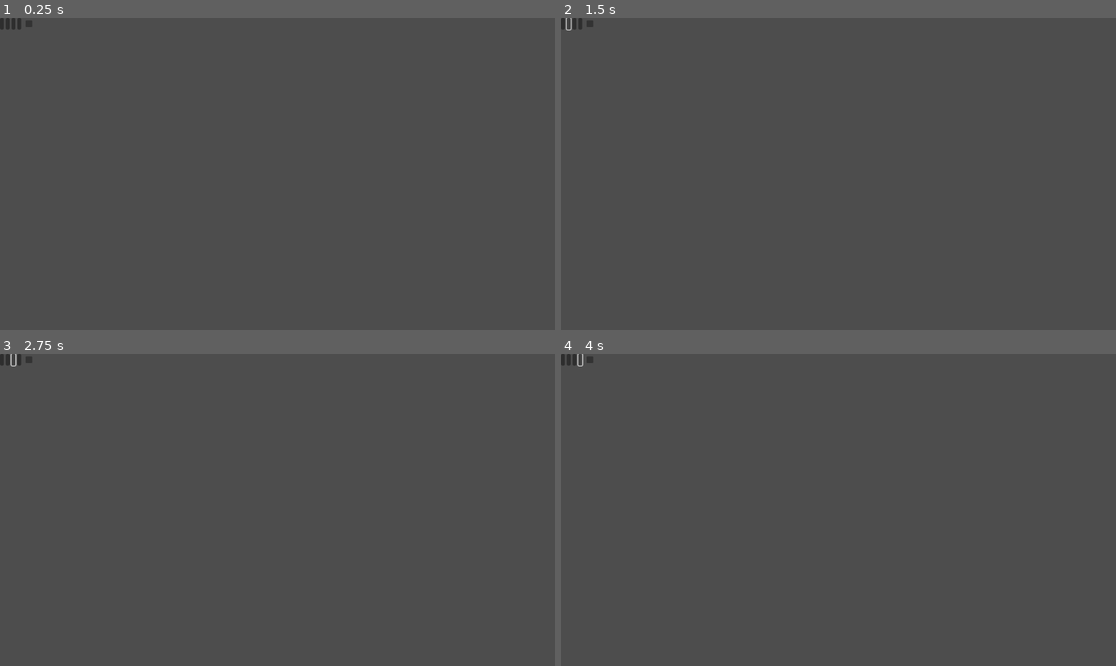
Above: before the commit, frames 1-4 (two rows, left to right).
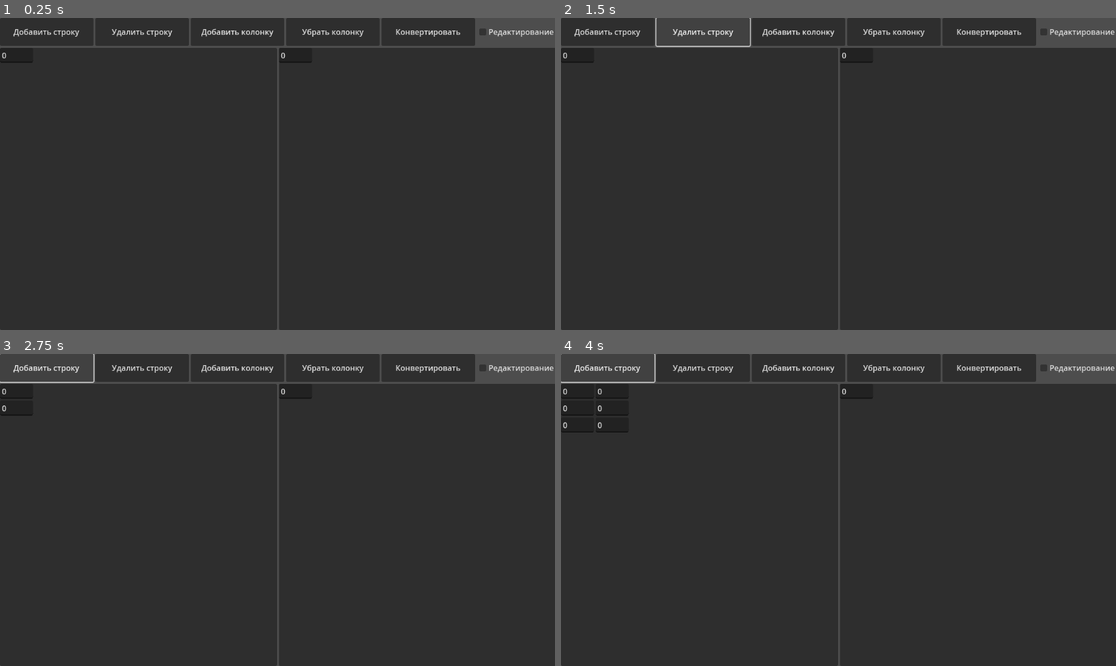
Above: after the commit, the same moments.

Repository: Vas-Sferd/sysanal-labs
Game: Godot game, scene res://entry/lab_1.tscn
Same seed, same stepped clock (60 frames per second), same inputs: the game is played once before the commit and once after it.
Inputs (mouse positions are in pixels of both pictures, inside the frame that each line leads up to; where the layout moved, square brackets give the same spot in the first picture):
- Up to frame 1 (0.25 s): no input
- Up to frame 2 (1.5 s): click (605, 30) [561, 24] at 0.5 s; click (705, 30) [566, 24] at 1.25 s
- Up to frame 3 (2.75 s): click (11, 360) at 2.02 s
- Up to frame 4 (4 s): click (799, 366) at 2.75 s, where only the run after the commit has a clickable "Добавить колонку"; click (577, 360) at 3.52 s

The runs differ from the first frame. In frame 1, 97% of the frame differs, in the area x 0-100%, y 0-100%; in frame 2, 96%; in frame 3, 96%; in frame 4, 96%.
Error before the commit: Invalid access to property or key 'pressed' on a base object of type 'null instance'. (res://scripts/lab_1.gd:18)

Commit message:
Правки

Diff:
--- a/entry/lab_1.tscn
+++ b/entry/lab_1.tscn
@@ -4,52 +4,87 @@
 [ext_resource type="Script" uid="uid://buk1mt8m2blx1" path="res://scripts/matrix_table.gd" id="2_wuo6x"]
 
 [node name="Lab1" type="Control"]
+layout_direction = 2
 layout_mode = 3
 anchors_preset = 0
-offset_right = 40.0
-offset_bottom = 40.0
+offset_right = 1154.0
+offset_bottom = 648.0
 script = ExtResource("1_2b3re")
 
 [node name="VBoxContainer" type="VBoxContainer" parent="."]
-layout_mode = 0
-offset_right = 40.0
-offset_bottom = 40.0
+custom_minimum_size = Vector2(1154, 648)
+layout_mode = 1
+anchors_preset = 15
+anchor_right = 1.0
+anchor_bottom = 1.0
+grow_horizontal = 2
+grow_vertical = 2
 
 [node name="ControlButtons" type="HBoxContainer" parent="VBoxContainer"]
 layout_mode = 2
+size_flags_vertical = 3
+size_flags_stretch_ratio = 0.1
+alignment = 1
 
 [node name="AddRowButton" type="Button" parent="VBoxContainer/ControlButtons"]
 layout_mode = 2
+size_flags_horizontal = 3
+text = "Добавить строку"
 
 [node name="RemoveRowButton" type="Button" parent="VBoxContainer/ControlButtons"]
 layout_mode = 2
+size_flags_horizontal = 3
+text = "Удалить строку"
 
-[node name="Button" type="Button" parent="VBoxContainer/ControlButtons"]
+[node name="AddColumnButton" type="Button" parent="VBoxContainer/ControlButtons"]
 layout_mode = 2
+size_flags_horizontal = 3
+text = "Добавить колонку"
 
-[node name="Button2" type="Button" parent="VBoxContainer/ControlButtons"]
+[node name="RemoveColumnButton" type="Button" parent="VBoxContainer/ControlButtons"]
 layout_mode = 2
+size_flags_horizontal = 3
+text = "Убрать колонку"
+
+[node name="ConvertButton" type="Button" parent="VBoxContainer/ControlButtons"]
+layout_mode = 2
+size_flags_horizontal = 3
+text = "Конвертировать"
 
 [node name="LockEditCheckbox" type="CheckBox" parent="VBoxContainer/ControlButtons"]
 layout_mode = 2
+size_flags_horizontal = 3
+size_flags_stretch_ratio = 0.5
+text = "Редактирование"
 
 [node name="HBoxContainer" type="HBoxContainer" parent="VBoxContainer"]
 layout_mode = 2
+size_flags_vertical = 3
 
 [node name="IncidencePanel" type="Panel" parent="VBoxContainer/HBoxContainer"]
 layout_mode = 2
+size_flags_horizontal = 3
 
-[node name="GridContainer" type="GridContainer" parent="VBoxContainer/HBoxContainer/IncidencePanel"]
-layout_mode = 0
-offset_right = 40.0
-offset_bottom = 40.0
+[node name="IncidenceTable" type="GridContainer" parent="VBoxContainer/HBoxContainer/IncidencePanel"]
+z_index = 1
+layout_mode = 1
+anchors_preset = 15
+anchor_right = 1.0
+anchor_bottom = 1.0
+grow_horizontal = 2
+grow_vertical = 2
 script = ExtResource("2_wuo6x")
 
 [node name="AdjacencyPanel" type="Panel" parent="VBoxContainer/HBoxContainer"]
 layout_mode = 2
+size_flags_horizontal = 3
 
-[node name="GridContainer" type="GridContainer" parent="VBoxContainer/HBoxContainer/AdjacencyPanel"]
-layout_mode = 0
-offset_right = 40.0
-offset_bottom = 40.0
+[node name="AdjacencyTable" type="GridContainer" parent="VBoxContainer/HBoxContainer/AdjacencyPanel"]
+z_index = 1
+layout_mode = 1
+anchors_preset = 15
+anchor_right = 1.0
+anchor_bottom = 1.0
+grow_horizontal = 2
+grow_vertical = 2
 script = ExtResource("2_wuo6x")
--- a/scripts/matrix_table.gd
+++ b/scripts/matrix_table.gd
@@ -8,24 +8,24 @@
 @export var locked: bool = false
 @export var has_column_headers: bool = false
 @export var column_header_prefix: String = "Column "
-@export var initial_rows: int = 0
-@export var initial_columns: int = 0
+@export var initial_rows: int = 1
+@export var initial_columns: int = 1
 
-var rows: int = 0
-var _columns: int = 0
+@onready var rows: int = initial_rows
+
 var headers: Array[Label] = []
 var cells: Array[Array] = []
 
 func _ready() -> void:
 	rows = initial_rows
-	_columns = initial_columns
+	columns = initial_columns
 	init_cells()
 
 func init_cells() -> void:
 	cells = []
 	for r: int in range(rows):
 		var row_arr: Array[Control] = []
-		for c: int in range(_columns):
+		for c: int in range(columns):
 			row_arr.append(create_cell("0"))
 		cells.append(row_arr)
 	_rebuild_grid()
@@ -59,7 +59,7 @@
 	if editable and locked:
 		return  # Cannot add if locked
 	var new_row: Array[Control] = []
-	for c: int in range(_columns):
+	for c: int in range(columns):
 		new_row.append(create_cell("0"))
 	cells.append(new_row)
 	rows += 1
@@ -77,15 +77,15 @@
 		return
 	for row: Array[Control] in cells:
 		row.append(create_cell("0"))
-	_columns += 1
+	columns += 1
 	_rebuild_grid()
 
 func remove_column() -> void:
-	if _columns <= 0 or (editable and locked):
+	if columns <= 0 or (editable and locked):
 		return
 	for row: Array[Control] in cells:
 		row.pop_back()
-	_columns -= 1
+	columns -= 1
 	_rebuild_grid()
 
 func _rebuild_grid() -> void:
@@ -94,17 +94,15 @@
 
 	headers = []
 	if has_column_headers:
-		for c: int in range(_columns):
+		for c: int in range(columns):
 			var label: Label = Label.new()
 			label.text = column_header_prefix + str(c + 1)
 			add_child(label)
 			headers.append(label)
 
 	for r: int in range(rows):
-		for c: int in range(_columns):
+		for c: int in range(columns):
 			add_child(cells[r][c])
-
-	self._columns = _columns  # Set GridContainer _columns
 
 func get_data() -> Array[Array]:
 	var data: Array[Array] = []
@@ -129,10 +127,10 @@
 	# For output tables, reset cells to new size with defaults
 	cells = []
 	rows = new_rows
-	_columns = new_columns
+	columns = new_columns
 	for r: int in range(rows):
 		var row_arr: Array[Control] = []
-		for c: int in range(_columns):
+		for c: int in range(columns):
 			row_arr.append(create_cell("0"))
 		cells.append(row_arr)
 	_rebuild_grid()
